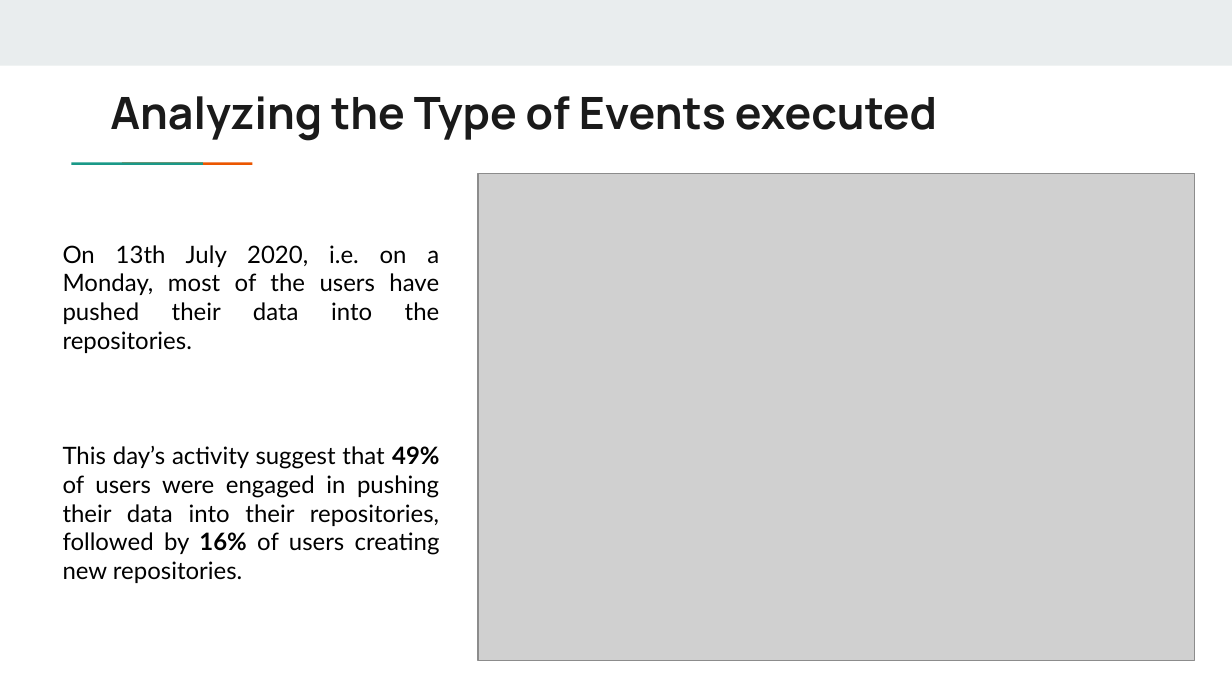
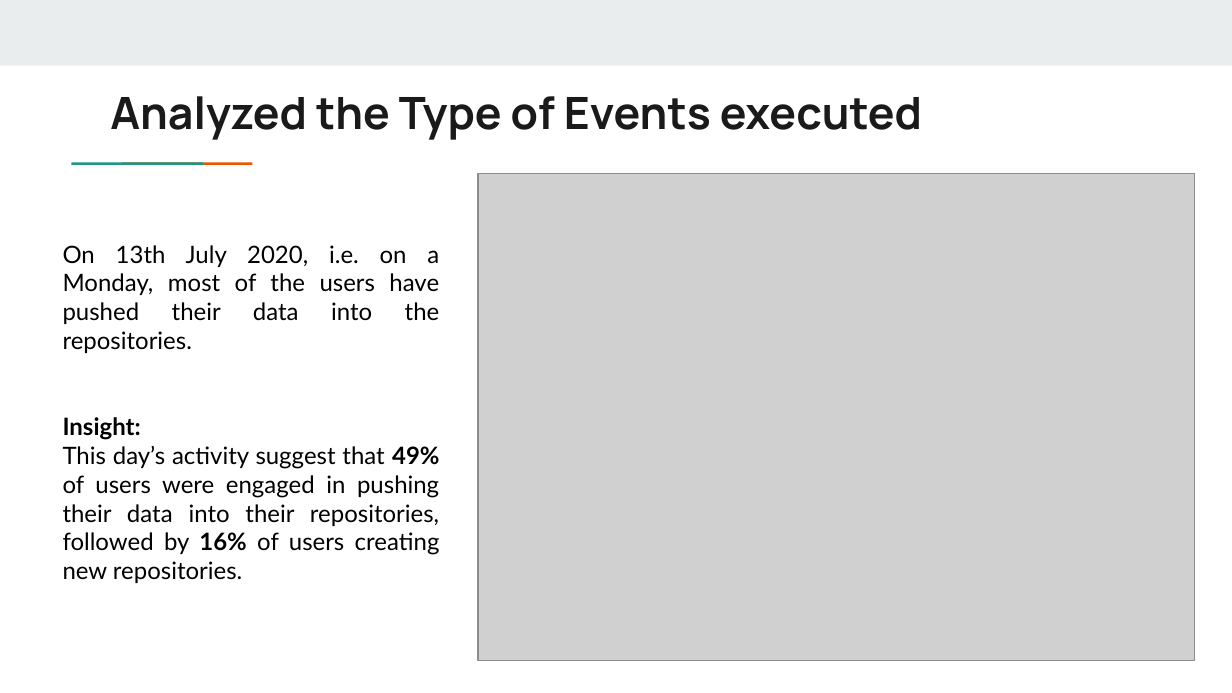
Before and after one commit to vithika-data/GHArchive-data-analysis, a slide deck: slide 2 of GHArchive Data Analysis.pptx. Drawn at 1232x693 pixels with LibreOffice and Linux fonts; fonts in the diff are those of the drawing; grey boxes stand for pictures. Boxes give left, top, right and bottom in pixels: in the first picture for what was removed or moved away, otherwise in the second. Text is boxed around its words. In the diff, an @@ line names an element or a change of style, - is before the commit and + after.

```diff
--- a/GHArchive Data Analysis.pptx
+++ b/GHArchive Data Analysis.pptx
@@ title at (110, 96, 922, 140): text changed @@
-Analyzing the Type of Events executed
+Analyzed the Type of Events executed
@@ text at (63, 417, 141, 440): paragraph added @@
+Insight:
```
Also in this commit, not shown: 3 other slides changed.
